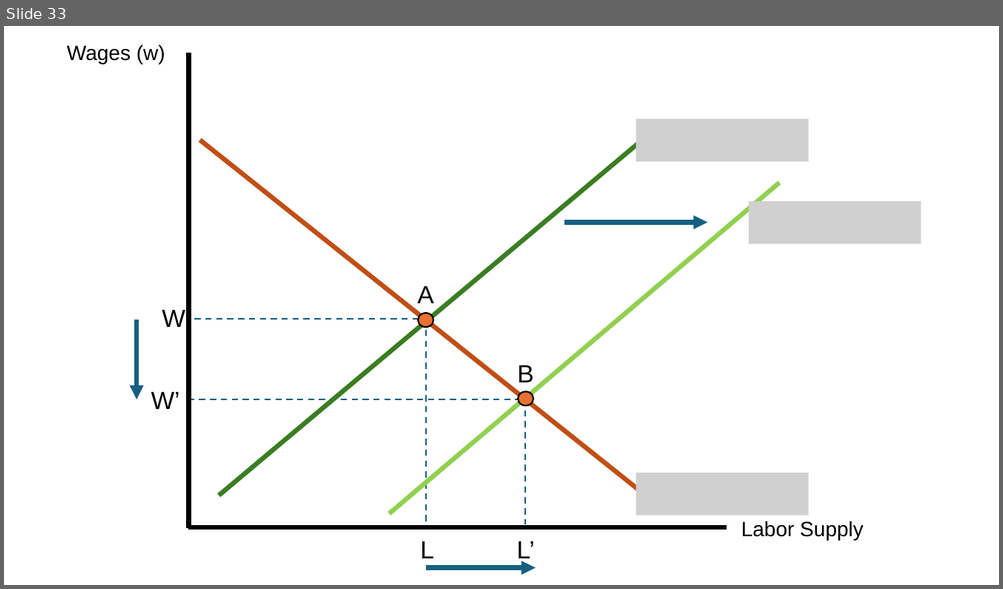
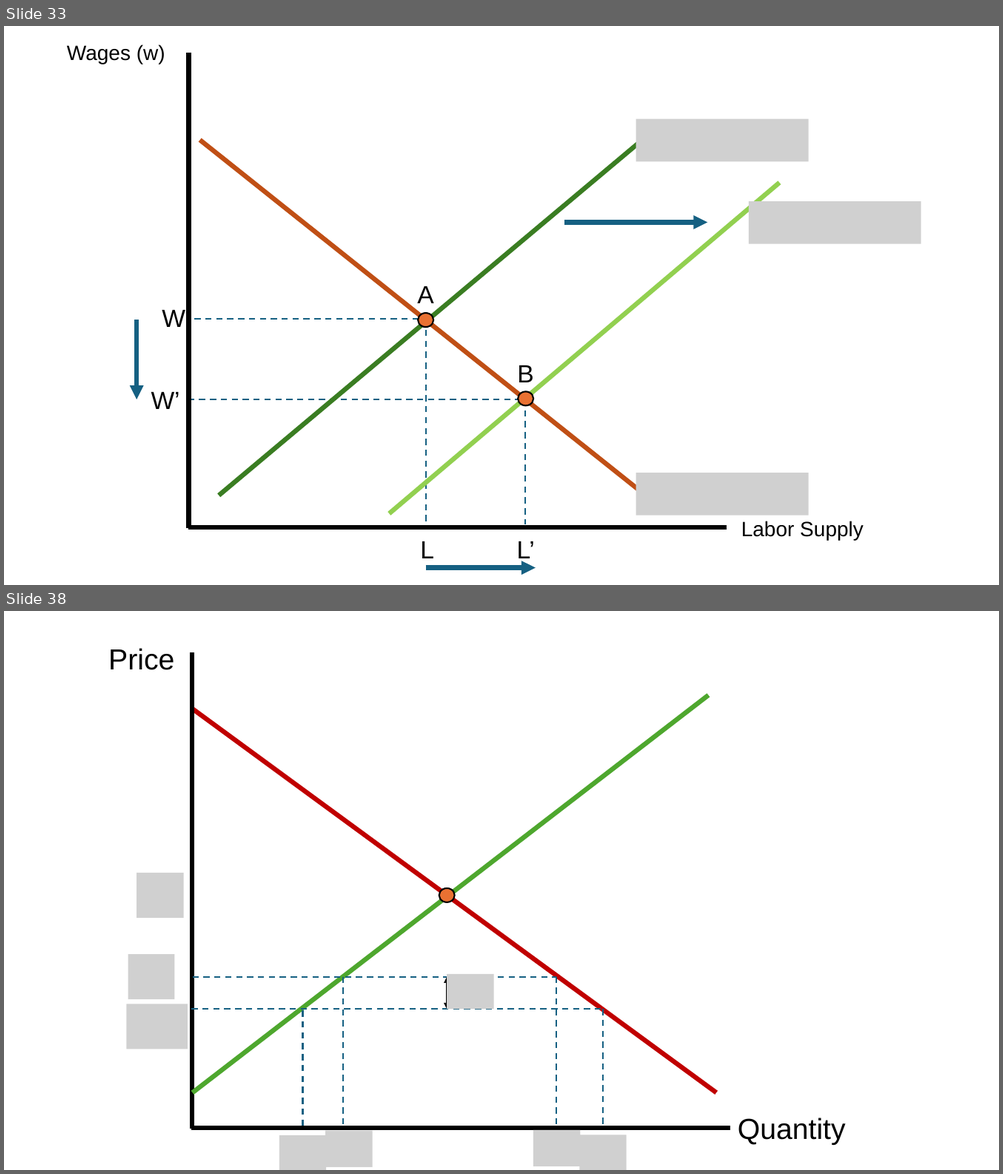
Before and after one commit to jrojas1003/EC-380-Intl-Econ-Issues, a slide deck: Slides/graph-creator.pptx. Shown one above the other, each under a label of ours: slide 33 before the commit, slides 33 and 38 after it; the slides between them are not shown. The pictures are 1003x589 and 1003x1174 pixels, drawn with LibreOffice and Linux fonts; fonts in the diff are those of the drawing; grey boxes stand for pictures. Boxes give left, top, right and bottom in pixels: in the first picture for what was removed or moved away, otherwise in the second. Text is boxed around its words. In the diff, an @@ line names an element or a change of style, - is before the commit and + after.

```diff
--- a/Slides/graph-creator.pptx
+++ b/Slides/graph-creator.pptx
@@ slide 38 added at [4, 611, 999, 1170], background #FFFFFF @@
@@ text added at [108, 648, 174, 670], 28 pt, text #000000 @@
+Price
@@ line added from (192, 652) to (192, 1129), #000000 4.5 pt @@
@@ line added from (193, 1093) to (708, 695), #4EA72E 4.5 pt @@
@@ line added from (191, 708) to (717, 1093), #C00000 4.5 pt @@
@@ picture added at [136, 873, 184, 918] @@
@@ ellipse added at [439, 889, 455, 903], fill #E97132, outline #000000 1.5 pt @@
@@ picture added at [128, 954, 174, 999] @@
@@ line added from (193, 977) to (556, 977), #156082 1.5 pt dashed @@
@@ line added from (343, 977) to (343, 1127), #156082 1.5 pt dashed @@
@@ double arrow added from (447, 1009) to (447, 977), #000000 1.5 pt @@
@@ picture added at [447, 974, 494, 1009] @@
@@ line added from (556, 977) to (556, 1127), #156082 1.5 pt dashed @@
@@ picture added at [126, 1004, 188, 1050] @@
@@ line added from (191, 1009) to (603, 1009), #156082 1.5 pt dashed @@
@@ line added from (603, 1009) to (603, 1128), #156082 1.5 pt dashed @@
@@ line added from (302, 1011) to (302, 1129), #156082 1.5 pt dashed @@
@@ text added at [737, 1118, 845, 1145], 28 pt, text #000000 @@
+Quantity
@@ line added from (730, 1128) to (191, 1128), #000000 4.5 pt @@
@@ picture added at [279, 1136, 327, 1170] @@
@@ picture added at [326, 1131, 373, 1167] @@
@@ picture added at [533, 1130, 580, 1167] @@
@@ picture added at [579, 1136, 626, 1170] @@
```
Also in this commit, not shown: 6 other slides added.
